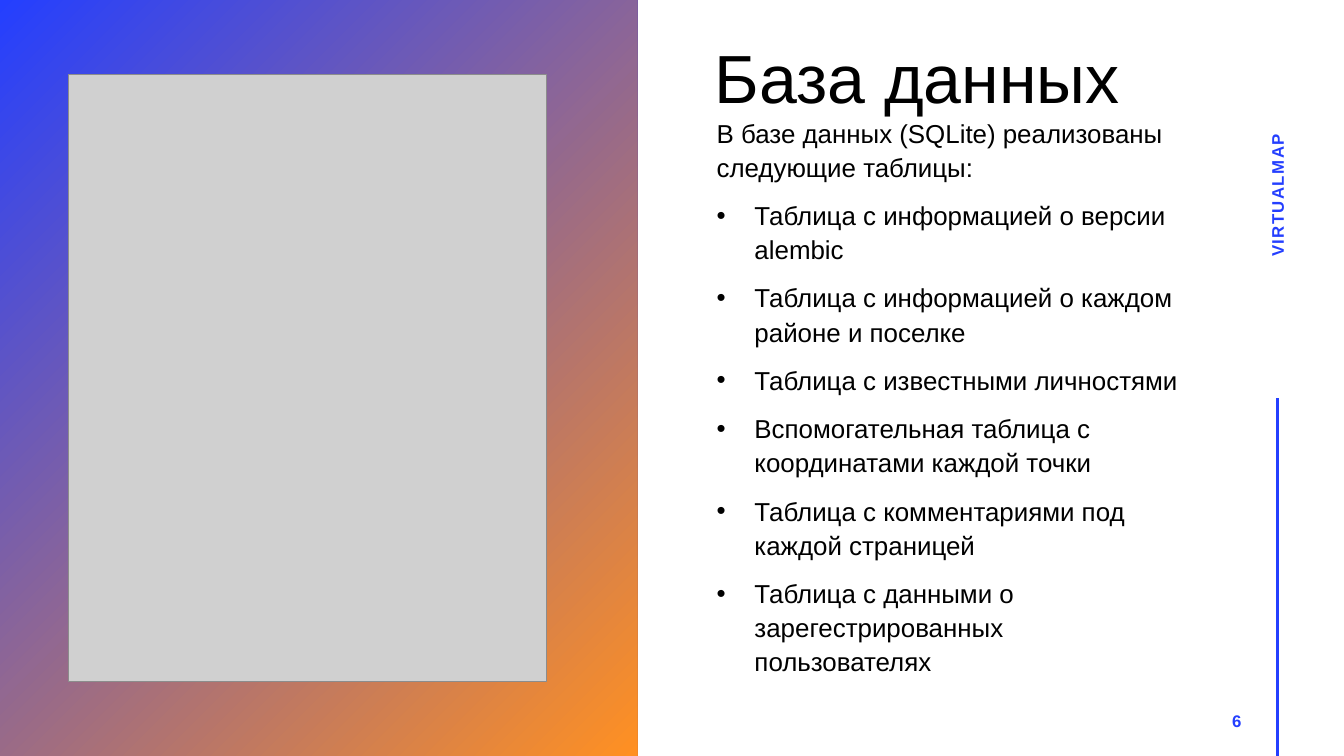
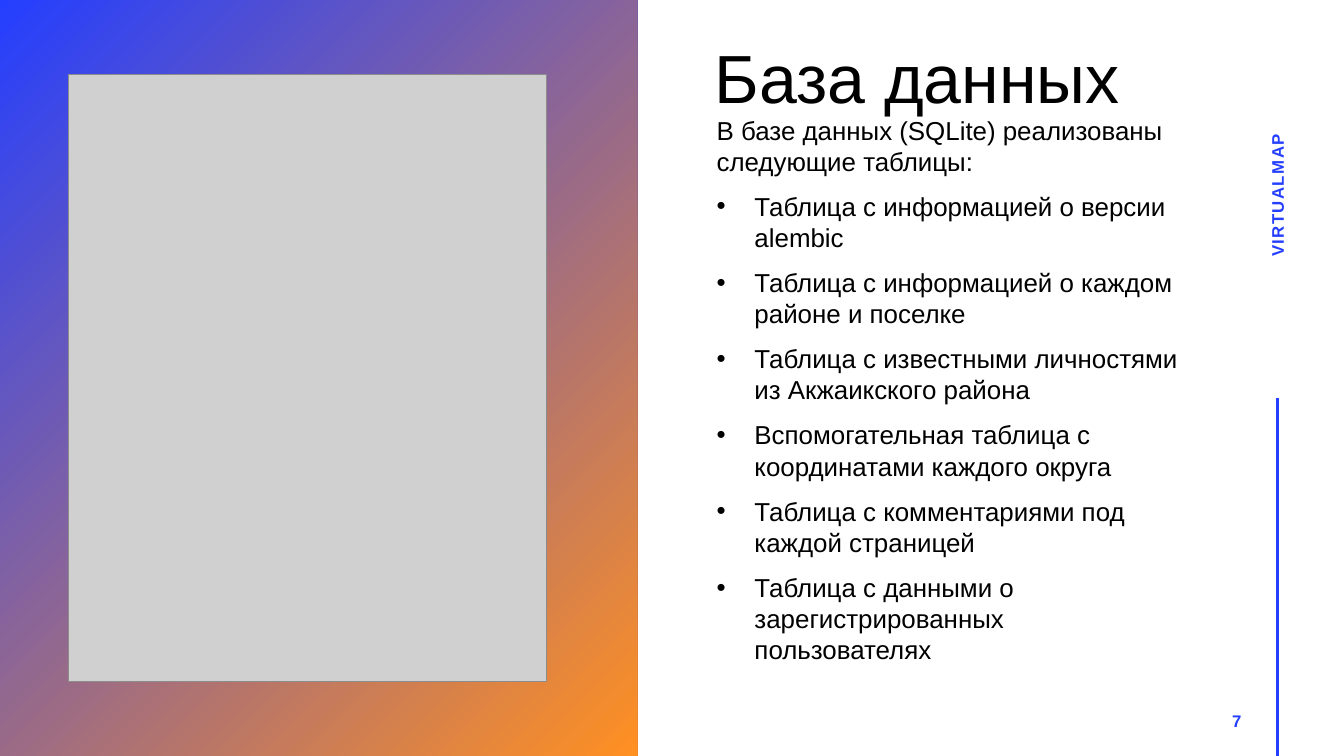
Before and after one commit to Dzhuks/virtualmap, a slide deck: slide 7 of documentation/VirtualMap.pptx (slide 6 before the commit). Drawn at 1344x756 pixels with LibreOffice and Linux fonts; fonts in the diff are those of the drawing; grey boxes stand for pictures. Boxes give left, top, right and bottom in pixels: in the first picture for what was removed or moved away, otherwise in the second. Text is boxed around its words. In the diff, an @@ line names an element or a change of style, - is before the commit and + after.

```diff
--- a/documentation/VirtualMap.pptx
+++ b/documentation/VirtualMap.pptx
@@ subtitle at <box>754,196,1172,558</box>: line spacing 1.1 to 1 @@
@@ subtitle at <box>754,349,1178,482</box>: text changed @@
-• Таблица с известными личностями
-• Вспомогательная таблица с координатами каждой точки
+• Таблица с известными личностями из Акжаикского района
+• Вспомогательная таблица с координатами каждого округа
@@ subtitle at <box>754,578,1013,660</box>: text changed @@
-• Таблица с данными о зарегестрированных пользователях
+• Таблица с данными о зарегистрированных пользователях
@@ page number at <box>1232,715,1241,727</box>: text changed @@
-6
+7
```
Also in this commit, not shown: 3 other slides changed, 1 slide added.
